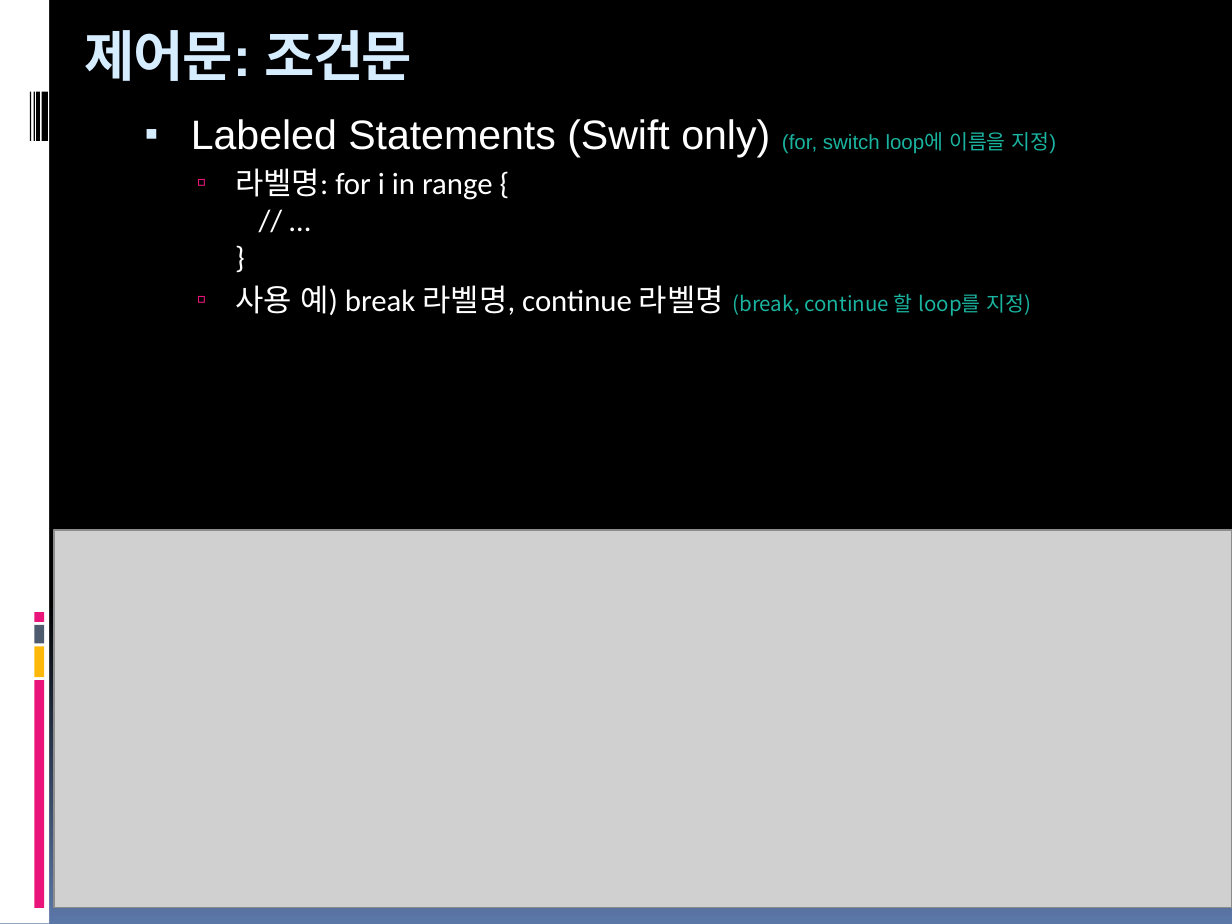
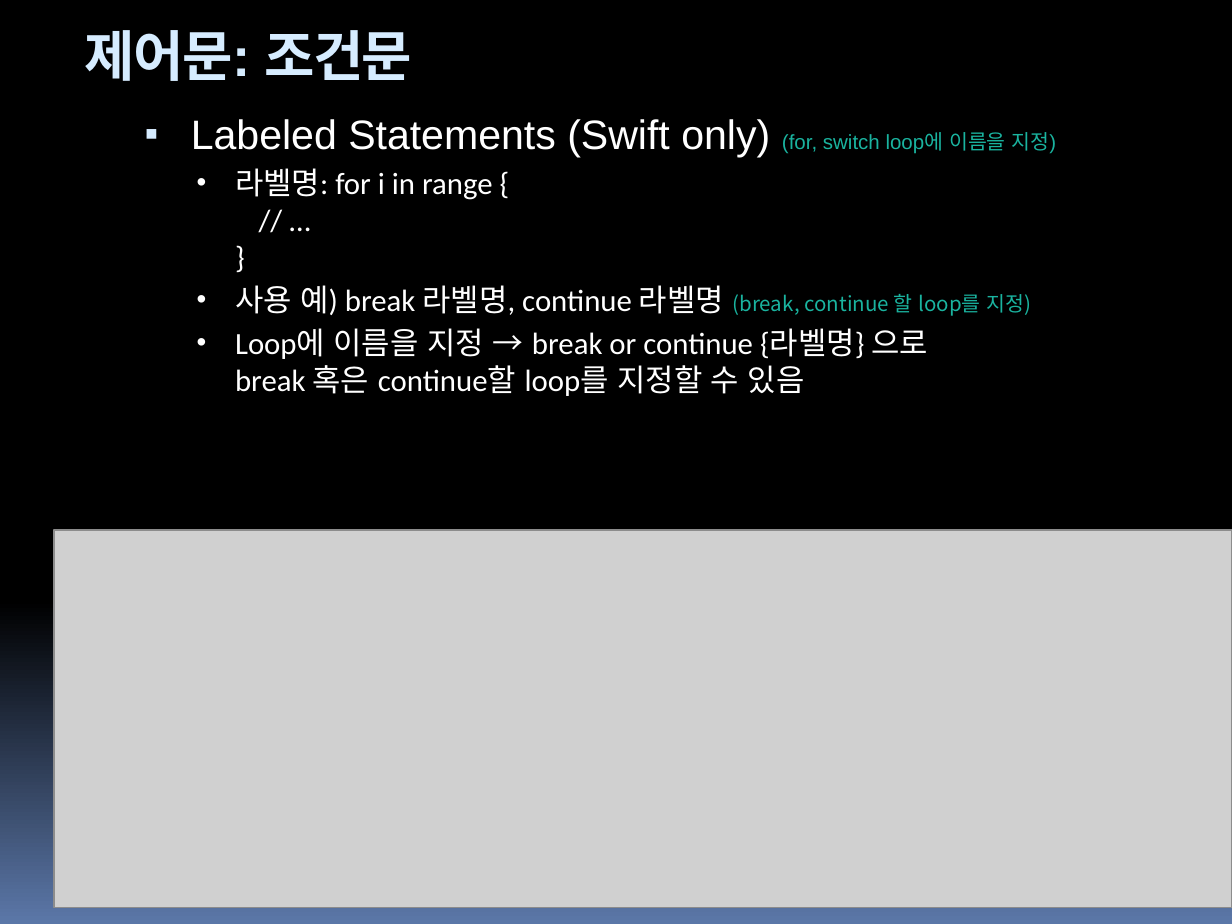
Before and after one commit to hounga13/helloSwift, a slide deck: slide 40 of Swift세미나자료.pptx. Drawn at 1232x924 pixels with LibreOffice and Linux fonts; fonts in the diff are those of the drawing; grey boxes stand for pictures. Boxes give left, top, right and bottom in pixels: in the first picture for what was removed or moved away, otherwise in the second. Text is boxed around its words. In the diff, an @@ line names an element or a change of style, - is before the commit and + after.

```diff
--- a/Swift세미나자료.pptx
+++ b/Swift세미나자료.pptx
@@ rectangle removed at (0, 0, 49, 924) @@
@@ text at (235, 328, 929, 396): paragraph added @@
+  • Loop에 이름을 지정 → break or continue {라벨명} 으로
+    break 혹은 continue할 loop를 지정할 수 있음
@@ rectangle removed at (34, 625, 44, 643) @@
@@ rectangle removed at (34, 612, 44, 622) @@
@@ rectangle removed at (34, 647, 44, 678) @@
@@ rectangle removed at (34, 680, 44, 908) @@
```
Also in this commit, not shown: 31 other slides changed, 12 slides added, 1 other file.
